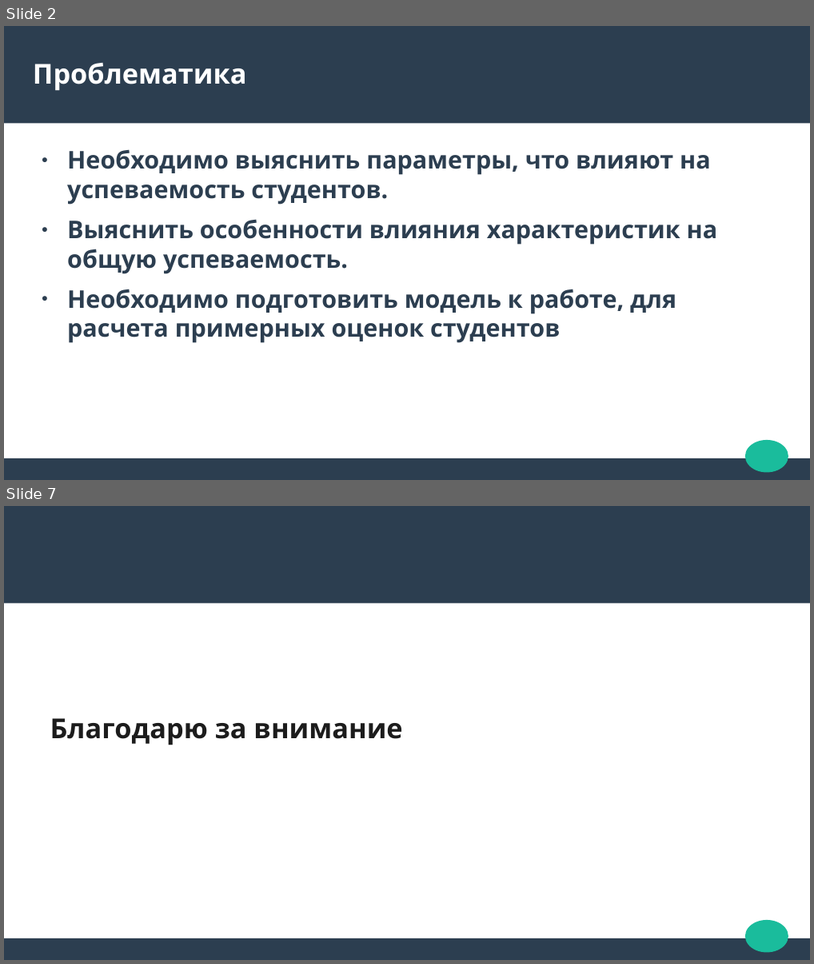
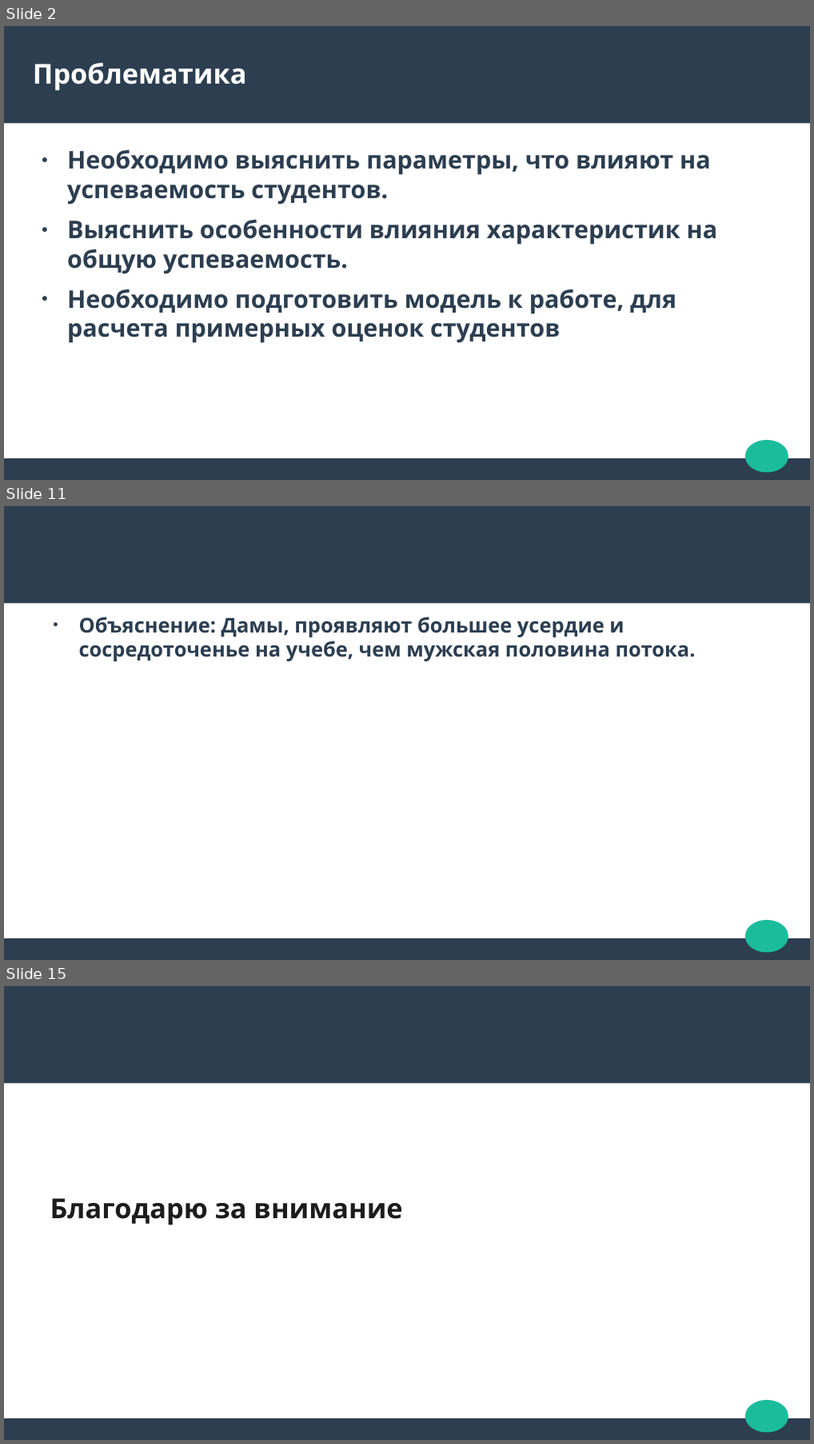
Before and after one commit to StrangeSas/StudentGradesModel, a slide deck: StudentGradesPresentation.odp. Shown one above the other, each under a label of ours: slides 2 and 7 before the commit, slides 2, 11 and 15 after it; the slides between them are not shown. The pictures are 814x964 and 814x1444 pixels, drawn with LibreOffice and Linux fonts; fonts in the diff are those of the drawing. Boxes give left, top, right and bottom in pixels: in the first picture for what was removed or moved away, otherwise in the second. Text is boxed around its words. In the diff, an @@ line names an element or a change of style, - is before the commit and + after.

```diff
--- a/StudentGradesPresentation.odp
+++ b/StudentGradesPresentation.odp
@@ slide 11 added at box(4, 506, 810, 960), background #FFFFFF; not listed: 3 template elements that a slide beside it also shows @@
@@ text added at box(79, 616, 696, 661), 20 pt, text #2C3E50, bold @@
+● Объяснение: Дамы, проявляют большее усердие и сосредоточенье на учебе, чем мужская половина потока.
@@ what was slide 7 is now slide 15 @@
```
Also in this commit, not shown: 2 slides changed, 9 other slides added, 2 slides removed, 1 other file.
